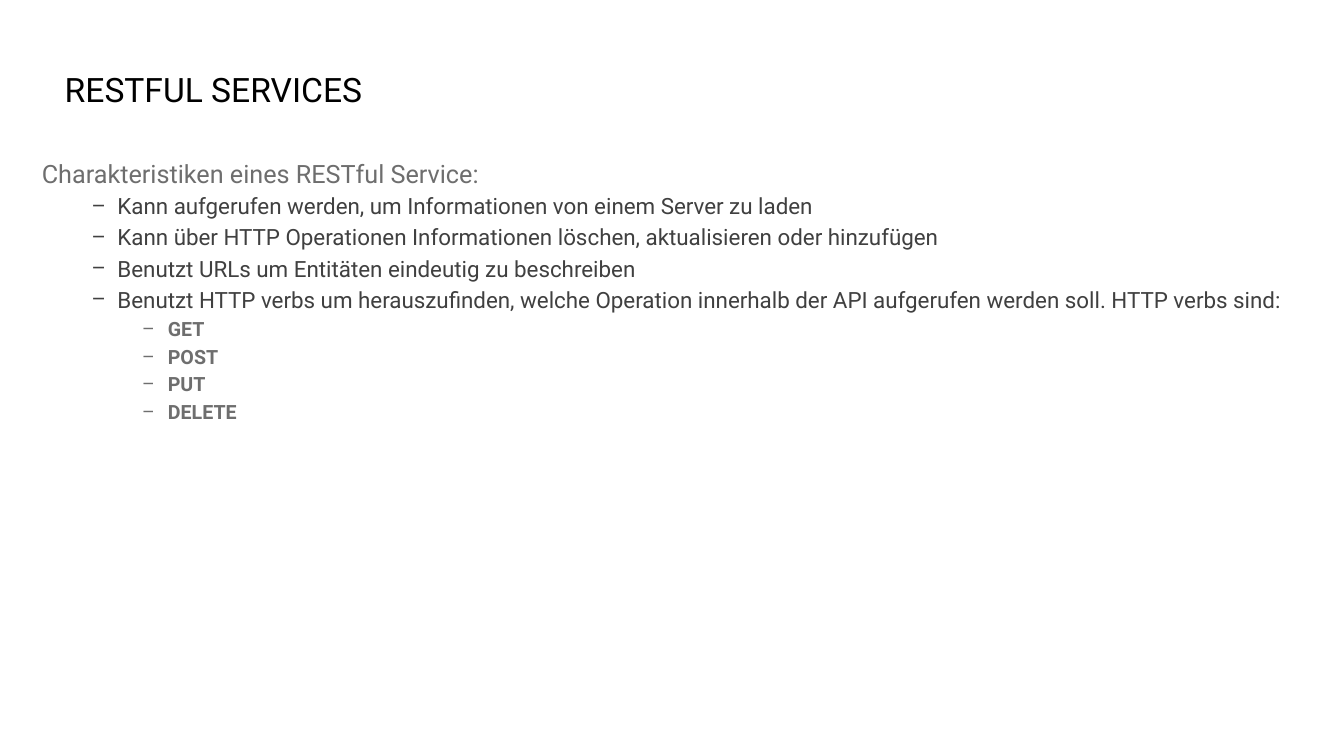
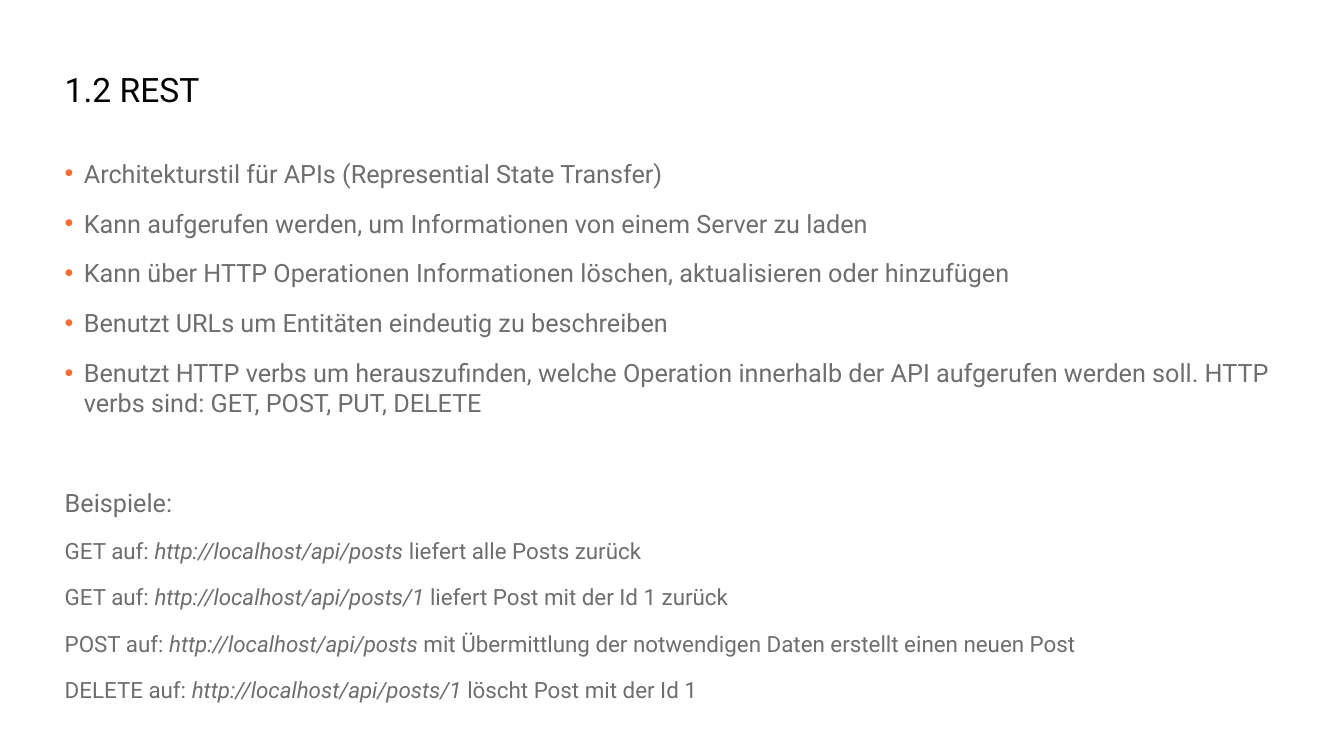
Before and after one commit to danielbeckmann/DotNETJumpStart, a slide deck: slide 7 of 05. ASP.NET Web API/Entwicklung einer Schnittstelle mit ASP.NET Web API.pptx. Drawn at 1344x756 pixels with LibreOffice and Linux fonts; fonts in the diff are those of the drawing; background and template pictures are left out. Boxes give left, top, right and bottom in pixels: in the first picture for what was removed or moved away, otherwise in the second. Text is boxed around its words. In the diff, an @@ line names an element or a change of style, - is before the commit and + after.

Commit message:
Completed presentations

```diff
--- a/05. ASP.NET Web API/Entwicklung einer Schnittstelle mit ASP.NET Web API.pptx
+++ b/05. ASP.NET Web API/Entwicklung einer Schnittstelle mit ASP.NET Web API.pptx
@@ title at <box>65,77,200,103</box>: text changed @@
-RESTFUL SERVICES
+1.2 REST
@@ text "Architekturstil für APIs (Represential State ...": place and size @@
-text "Architekturstil für APIs (Represential State ..." at <box>42,164,1280,419</box>
+text "Architekturstil für APIs (Represential State ..." at <box>65,163,1269,703</box>
@@ text at <box>84,163,662,189</box>: text changed @@
-Charakteristiken eines RESTful Service:
+• Architekturstil für APIs (Represential State Transfer)
@@ text at <box>84,214,1009,337</box>: size 16 to 18 pt, text colour #404040 to #6E6E6E in "Kann aufgerufen werden, um Informationen von einem ...", "Kann über HTTP Operationen Informationen löschen, aktualisie ...", "Benutzt URLs um Entitäten eindeutig zu beschreiben"; bullet − to •; list level 2 to 1 in "Kann aufgerufen werden, um Informationen ..."; list level 2 to 1 in "Kann über HTTP Operationen Informationen ..."; list level 2 to 1 in "Benutzt URLs um Entitäten eindeutig ..." @@
@@ text at <box>65,363,1269,703</box>: text changed; text colour #404040 to #6E6E6E @@
-  − Benutzt HTTP verbs um herauszufinden, welche Operation innerhalb der API aufgerufen werden soll. HTTP verbs sind:
-    − GET
-    − POST
-    − PUT
-    − DELETE
+• Benutzt HTTP verbs um herauszufinden, welche Operation innerhalb der API aufgerufen werden soll. HTTP verbs sind: GET, POST, PUT, DELETE
+Beispiele:
+GET auf: http://localhost/api/posts liefert alle Posts zurück
+GET auf: http://localhost/api/posts/1 liefert Post mit der Id 1 zurück
+POST auf: http://localhost/api/posts mit Übermittlung der notwendigen Daten erstellt einen neuen Post
+DELETE auf: http://localhost/api/posts/1 löscht Post mit der Id 1
```
Also in this commit, not shown: 4 other slides changed, 2 slides added, 2 slides removed, 1 other file.
